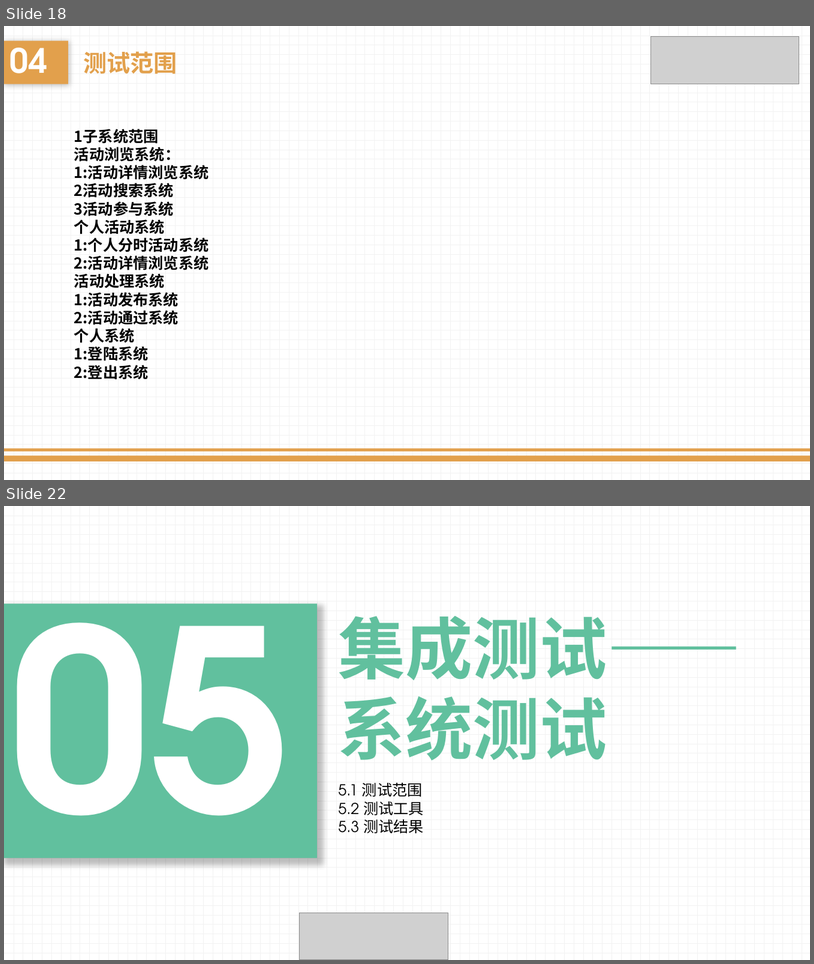
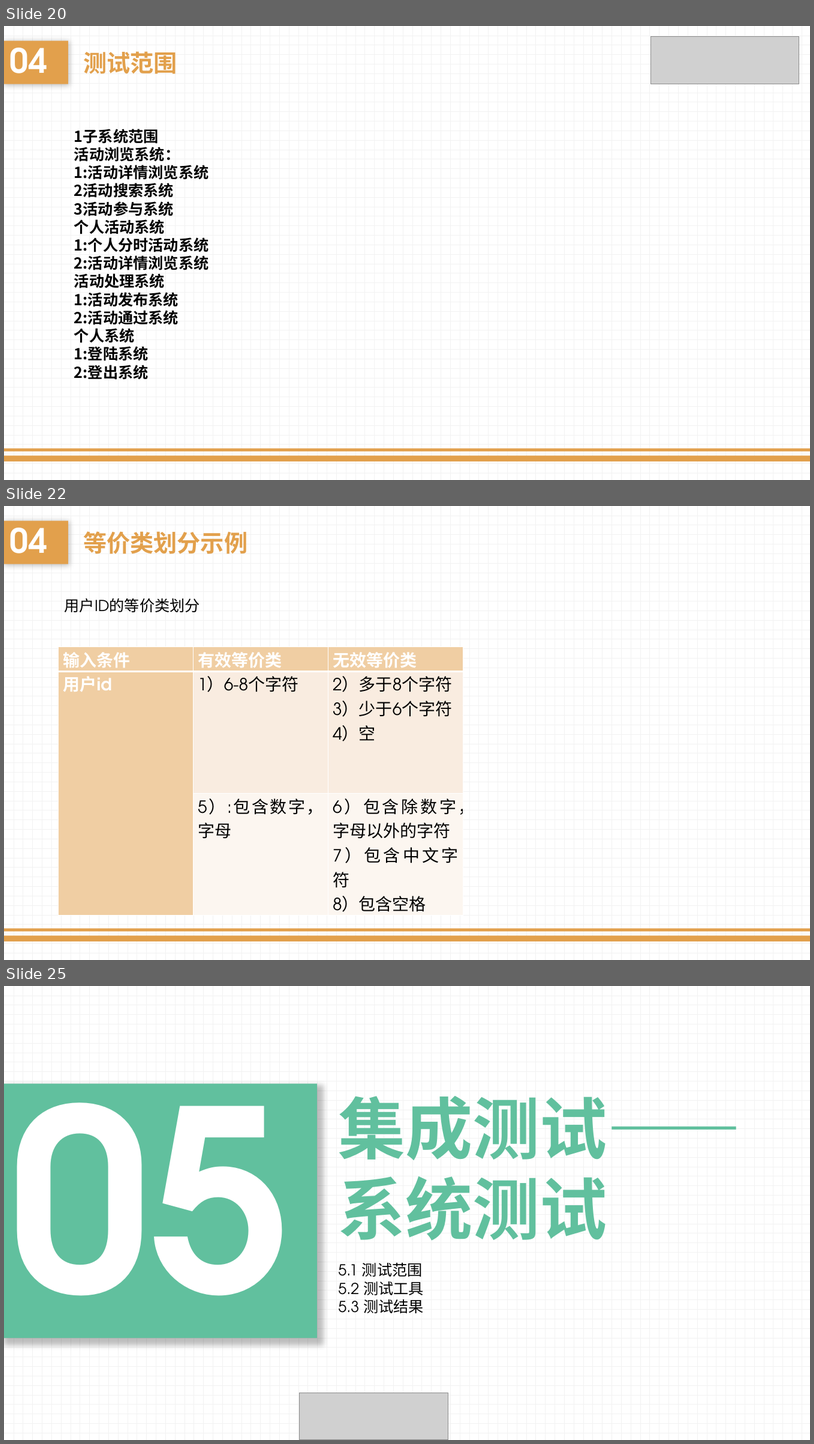
Before and after one commit to liuk5546/campaigo, a slide deck: doc/实现阶段/SE-2017秋-G10-实现阶段PPT最新.pptx. Shown one above the other, each under a label of ours: slides 18 and 22 before the commit, slides 20, 22 and 25 after it; the slides between them are not shown. The pictures are 814x964 and 814x1444 pixels, drawn with LibreOffice and Linux fonts; fonts in the diff are those of the drawing; grey boxes stand for pictures. Boxes give left, top, right and bottom in pixels: in the first picture for what was removed or moved away, otherwise in the second. Text is boxed around its words. In the diff, an @@ line names an element or a change of style, - is before the commit and + after.

```diff
--- a/doc/实现阶段/SE-2017秋-G10-实现阶段PPT最新.pptx
+++ b/doc/实现阶段/SE-2017秋-G10-实现阶段PPT最新.pptx
@@ slide 22 added at [4, 506, 810, 960], background pattern #F2F2F2 on #FFFFFF; not listed: 2 template elements that a slide beside it also shows @@
@@ text added at [4, 520, 68, 564], fill #E2A04C, 40 pt, text #FFFFFF, bold @@
+04
@@ text added at [83, 531, 248, 554], 28 pt, text #E2A04C, bold @@
+等价类划分示例
@@ text added at [65, 598, 200, 612], 18 pt, text #000000 @@
+用户ID的等价类划分
@@ table added at [59, 647, 463, 914], 3 rows, 3 columns @@
+输入条件 | 有效等价类 | 无效等价类
+用户id | 1）6-8个字符 | 2）多于8个字符 / 3）少于6个字符 / 4）空
+ | 5）:包含数字，字母 | 6）包含除数字，字母以外的字符 / 7）包含中文字符 / 8）包含空格
@@ what was slide 18 is now slide 20 @@
@@ what was slide 22 is now slide 25 @@
```
Also in this commit, not shown: 6 slides changed, 3 other slides added, 5 other files.
